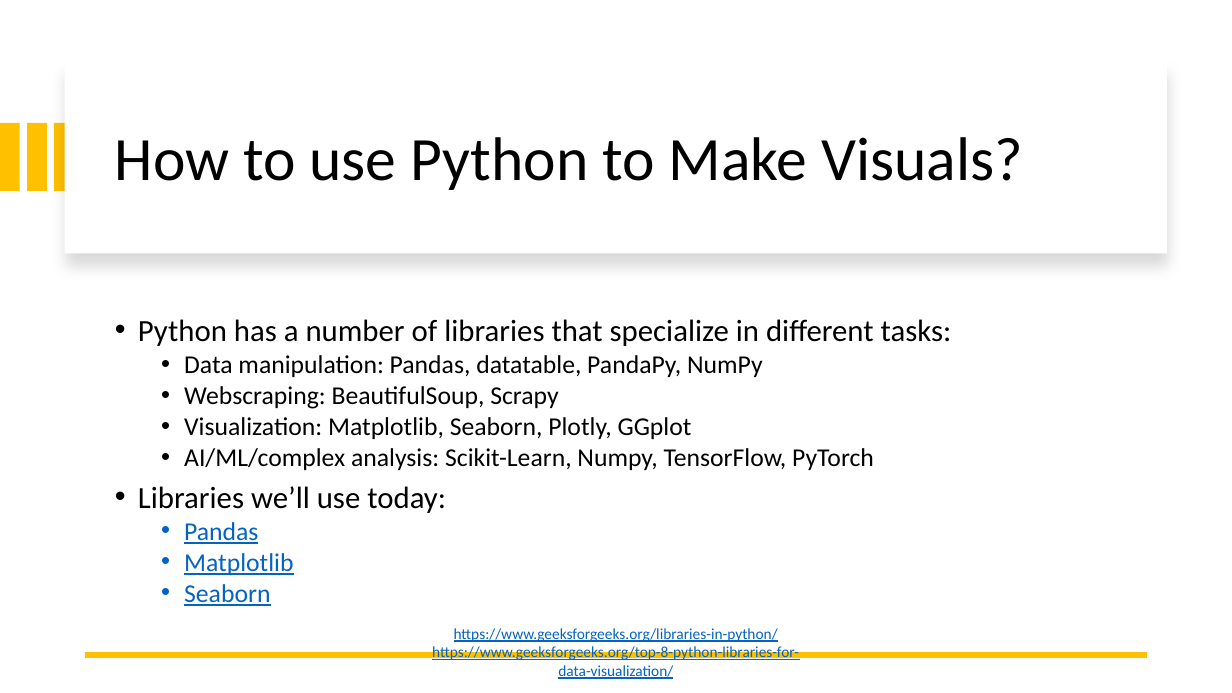
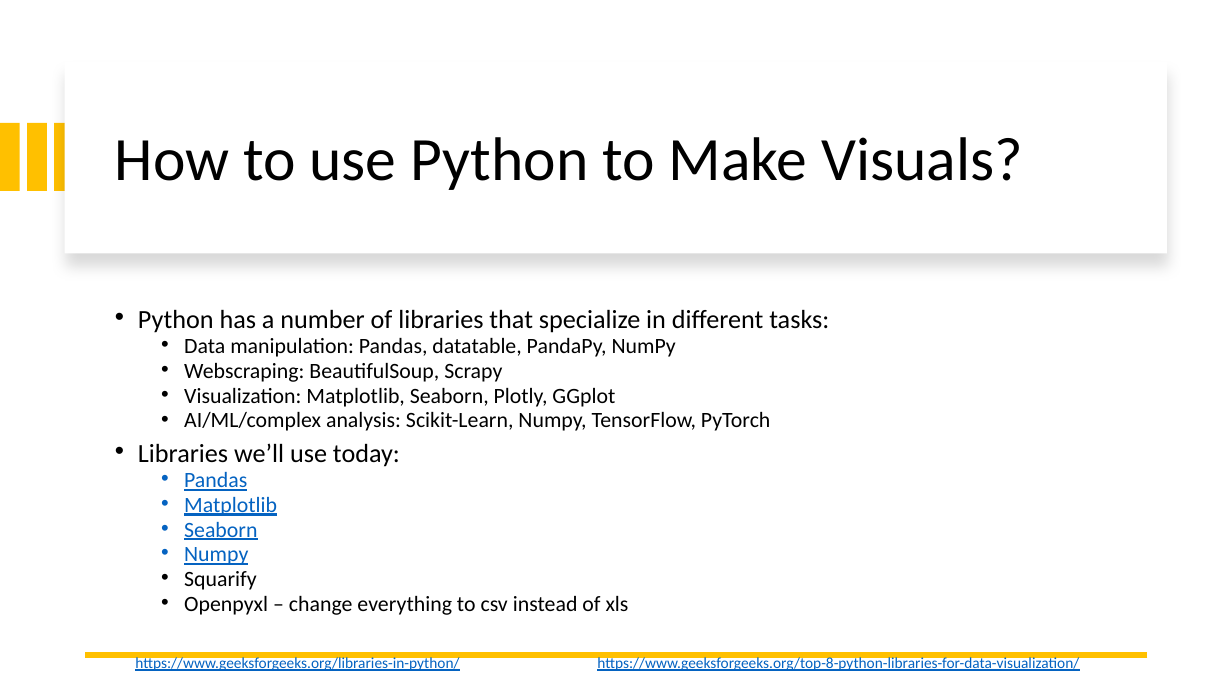
Before and after one commit to likeawednesday/TechCamp_DataViz, a slide deck: slide 12 of DVUP.pptx (slide 11 before the commit). Drawn at 1232x693 pixels with LibreOffice and Linux fonts; fonts in the diff are those of the drawing. Boxes give left, top, right and bottom in pixels: in the first picture for what was removed or moved away, otherwise in the second. Text is boxed around its words. In the diff, an @@ line names an element or a change of style, - is before the commit and + after.

```diff
--- a/DVUP.pptx
+++ b/DVUP.pptx
@@ text at [138, 309, 829, 540]: size 24 to 20.4 pt in "Python has a number of libraries that ...", "Libraries we’ll use today:"; size 20 to 17 pt in "Data manipulation: Pandas, datatable, PandaPy, NumPy", "Webscraping: BeautifulSoup, Scrapy", "Visualization: Matplotlib, Seaborn, Plotly, GGplot", "AI/ML/complex analysis: Scikit-Learn, Numpy, TensorFlow, PyT ..." and 3 more places; line spacing 0.8 to 0.7 @@
@@ text at [184, 547, 629, 615]: paragraphs added @@
+  • Numpy
+  • Squarify
+  • Openpyxl – change everything to csv instead of xls
@@ text at [135, 655, 1079, 671]: text changed @@
-https://www.geeksforgeeks.org/libraries-in-python/
-https://www.geeksforgeeks.org/top-8-python-libraries-for-data-visualization/
+https://www.geeksforgeeks.org/libraries-in-python/ https://www.geeksforgeeks.org/top-8-python-libraries-for-data-visualization/
```
Also in this commit, not shown: 1 other slide changed, 1 slide added.
